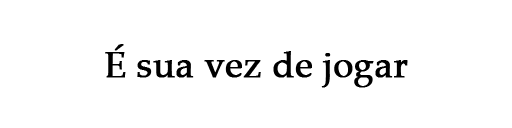
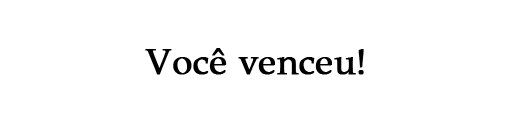
Revision of a layered 512x128 image; what changed, layer by layer:
added layer "Você venceu!" in group "turn messages" over [145, 48, 364, 75]
hid "É sua vez de jogar" over [105, 44, 408, 88]
